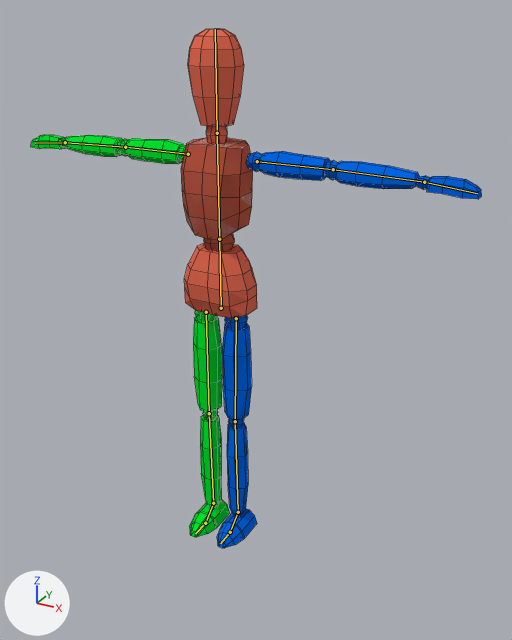
A saved change to the Blender file ragdoll/ragdoll.blend.
Camera for both pictures: a 50 mm camera at (1.189, -1.914, 1.856) aimed at (0.09, 0.084, 0.857). The axes (+X, +Y, +Z) are drawn at lower left. The lights are the same throughout. The bones that bend it are drawn over the model as lines. Mesh edges are drawn as thin lines.
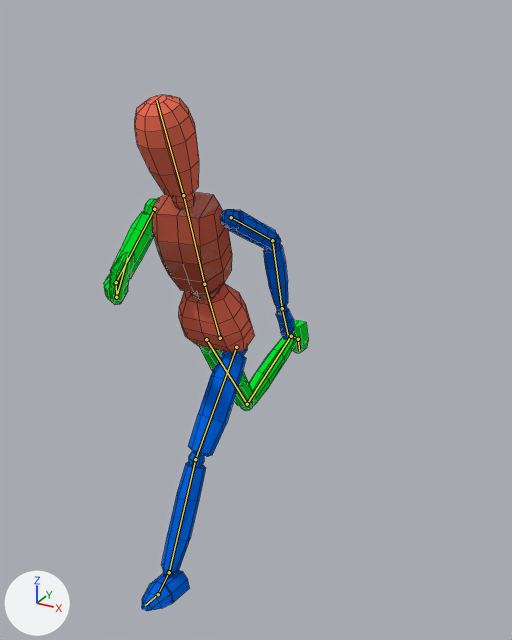
The newer file adds an action. The first version stands in its rest pose; the second is drawn at frame 13 of the action 'Run'.

What differs and where, as boxes [x1, y1, x2, y2] in the pictures (512 x 640 px):
'Cube', posed (55% narrower)
    before: [31, 29, 482, 548]
    after: [104, 95, 308, 611]
bone 'Hip', root to tip
    before: (221, 308) to (219, 239)
    after: (220, 338) to (204, 284)
bone 'Spine', root to tip
    before: (219, 239) to (217, 133)
    after: (204, 284) to (183, 195)
bone 'Head', root to tip
    before: (217, 133) to (215, 29)
    after: (183, 195) to (156, 100)
bone 'Upper Arm.L', root to tip
    before: (257, 161) to (333, 169)
    after: (231, 217) to (272, 240)
bone 'Lower Arm.L', root to tip
    before: (333, 169) to (424, 182)
    after: (272, 240) to (282, 308)
bone 'Hand.L', root to tip
    before: (424, 182) to (477, 193)
    after: (282, 308) to (288, 335)
bone 'Upper Arm.R', root to tip
    before: (188, 154) to (125, 147)
    after: (154, 209) to (116, 282)
bone 'Lower Arm.R', root to tip
    before: (125, 147) to (65, 142)
    after: (116, 282) to (116, 297)
bone 'Hand.R', root to tip
    before: (65, 142) to (35, 143)
    after: (116, 297) to (127, 257)
bone 'Lower Leg.L', root to tip
    before: (235, 421) to (238, 512)
    after: (195, 459) to (169, 572)
bone 'Foot.L', root to tip
    before: (238, 512) to (230, 532)
    after: (169, 572) to (158, 594)
bone 'Lower Leg.R', root to tip
    before: (209, 413) to (213, 503)
    after: (247, 404) to (291, 336)
bone 'Foot.R', root to tip
    before: (213, 503) to (205, 523)
    after: (291, 336) to (298, 339)

The change, as a diff of the scene's bpy script:
```diff
--- a/ragdoll/ragdoll.blend.py
+++ b/ragdoll/ragdoll.blend.py
@@ bone_hip @@
 bone_hip = bpy.data.objects['Armature'].pose.bones['Hip']  # child of 'Root'
-bone_hip.location = (0.0, 0.0, 0.0)
-bone_hip.rotation_quaternion = (1.0, 0.0, 0.0, 0.0)  # degrees (0, 0, 0)
+bone_hip.location = (0.0, -0.109, 0.01)
+bone_hip.rotation_quaternion = (0.983, 0.182, 0.0, 0.0)  # degrees (21, 0, 0)
@@ bone_spine @@
 bone_spine = bpy.data.objects['Armature'].pose.bones['Spine']  # child of 'Hip'
-bone_spine.rotation_quaternion = (1.0, 0.0, 0.0, 0.0)  # degrees (0, 0, 0)
+bone_spine.rotation_quaternion = (0.998, 0.0, 0.061, -0.023)  # degrees (0, 7, -3)
@@ bone_head @@
 bone_head = bpy.data.objects['Armature'].pose.bones['Head']  # child of 'Spine'
-bone_head.rotation_quaternion = (1.0, 0.0, 0.0, 0.0)  # degrees (0, 0, 0)
+bone_head.rotation_quaternion = (0.997, -0.005, -0.07, 0.026)  # degrees (-1, -8, 3)
@@ bone_upper_arm_l @@
 bone_upper_arm_l = bpy.data.objects['Armature'].pose.bones['Upper Arm.L']  # child of 'Spine'
-bone_upper_arm_l.rotation_quaternion = (1.0, 0.0, 0.0, 0.0)  # degrees (0, 0, 0)
+bone_upper_arm_l.rotation_quaternion = (0.736, -0.205, 0.255, -0.593)  # degrees (-38, 8, -80)
@@ bone_lower_arm_l @@
 bone_lower_arm_l = bpy.data.objects['Armature'].pose.bones['Lower Arm.L']  # child of 'Upper Arm.L'
-bone_lower_arm_l.rotation_quaternion = (1.0, 0.0, 0.0, 0.0)  # degrees (0, 0, 0)
+bone_lower_arm_l.rotation_quaternion = (0.923, 0.377, -0.041, -0.064)  # degrees (45, -2, -9)
@@ bone_hand_l @@
 bone_hand_l = bpy.data.objects['Armature'].pose.bones['Hand.L']  # child of 'Lower Arm.L'
-bone_hand_l.rotation_quaternion = (1.0, 0.0, 0.0, 0.0)  # degrees (0, 0, 0)
+bone_hand_l.rotation_quaternion = (0.994, -0.111, -0.007, 0.013)  # degrees (-13, -1, 2)
@@ bone_upper_arm_r @@
 bone_upper_arm_r = bpy.data.objects['Armature'].pose.bones['Upper Arm.R']  # child of 'Spine'
-bone_upper_arm_r.rotation_quaternion = (1.0, 0.0, 0.0, 0.0)  # degrees (0, 0, 0)
+bone_upper_arm_r.rotation_quaternion = (0.715, 0.272, 0.366, 0.531)  # degrees (53, 14, 80)
@@ bone_lower_arm_r @@
 bone_lower_arm_r = bpy.data.objects['Armature'].pose.bones['Lower Arm.R']  # child of 'Upper Arm.R'
-bone_lower_arm_r.rotation_quaternion = (1.0, 0.0, 0.0, 0.0)  # degrees (0, 0, 0)
+bone_lower_arm_r.rotation_quaternion = (0.751, 0.535, -0.004, 0.386)  # degrees (62, -25, 39)
@@ bone_hand_r @@
 bone_hand_r = bpy.data.objects['Armature'].pose.bones['Hand.R']  # child of 'Lower Arm.R'
-bone_hand_r.rotation_quaternion = (1.0, 0.0, 0.0, 0.0)  # degrees (0, 0, 0)
+bone_hand_r.rotation_quaternion = (0.848, 0.445, -0.289, 0.004)  # degrees (60, -30, -17)
@@ bone_lower_leg_l @@
 bone_lower_leg_l = bpy.data.objects['Armature'].pose.bones['Lower Leg.L']  # child of 'Upper Leg.L'
-bone_lower_leg_l.rotation_quaternion = (1.0, 0.0, 0.0, 0.0)  # degrees (0, 0, 0)
+bone_lower_leg_l.rotation_quaternion = (1.0, 0.0, -0.003, -0.006)  # degrees (0, 0, -1)
@@ bone_foot_l @@
 bone_foot_l = bpy.data.objects['Armature'].pose.bones['Foot.L']  # child of 'Lower Leg.L'
-bone_foot_l.rotation_quaternion = (1.0, 0.0, 0.0, 0.0)  # degrees (0, 0, 0)
+bone_foot_l.rotation_quaternion = (0.993, 0.101, 0.0, 0.0)  # degrees (12, 0, 0)
@@ bone_lower_leg_r @@
 bone_lower_leg_r = bpy.data.objects['Armature'].pose.bones['Lower Leg.R']  # child of 'Upper Leg.R'
-bone_lower_leg_r.rotation_quaternion = (1.0, 0.0, 0.0, 0.0)  # degrees (0, 0, 0)
+bone_lower_leg_r.rotation_quaternion = (0.996, -0.091, 0.004, 0.0)  # degrees (-10, 0, 0)
@@ bone_foot_r @@
 bone_foot_r = bpy.data.objects['Armature'].pose.bones['Foot.R']  # child of 'Lower Leg.R'
-bone_foot_r.rotation_quaternion = (1.0, 0.0, 0.0, 0.0)  # degrees (0, 0, 0)
+bone_foot_r.rotation_quaternion = (0.582, -0.8, 0.0, 0.0)  # degrees (-108, 0, 0)
@@ bone_leg_ik_l @@
 bone_leg_ik_l = bpy.data.objects['Armature'].pose.bones['Leg IK.L']  # child of 'Root'
-bone_leg_ik_l.location = (0.0, 0.0, 0.0)
+bone_leg_ik_l.location = (0.041, -0.4, 0.024)
@@ bone_leg_ik_r @@
 bone_leg_ik_r = bpy.data.objects['Armature'].pose.bones['Leg IK.R']  # child of 'Root'
-bone_leg_ik_r.location = (0.0, 0.0, 0.0)
+bone_leg_ik_r.location = (-0.041, 0.546, -0.541)
```
